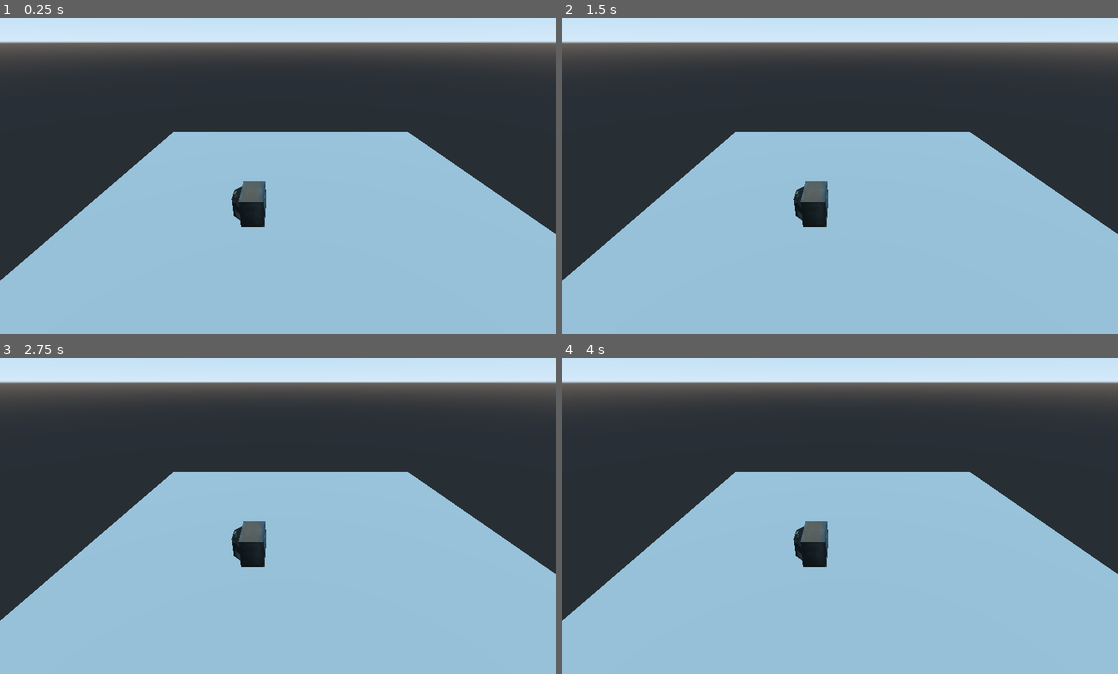
Above: before the commit, frames 1-4 (two rows, left to right).
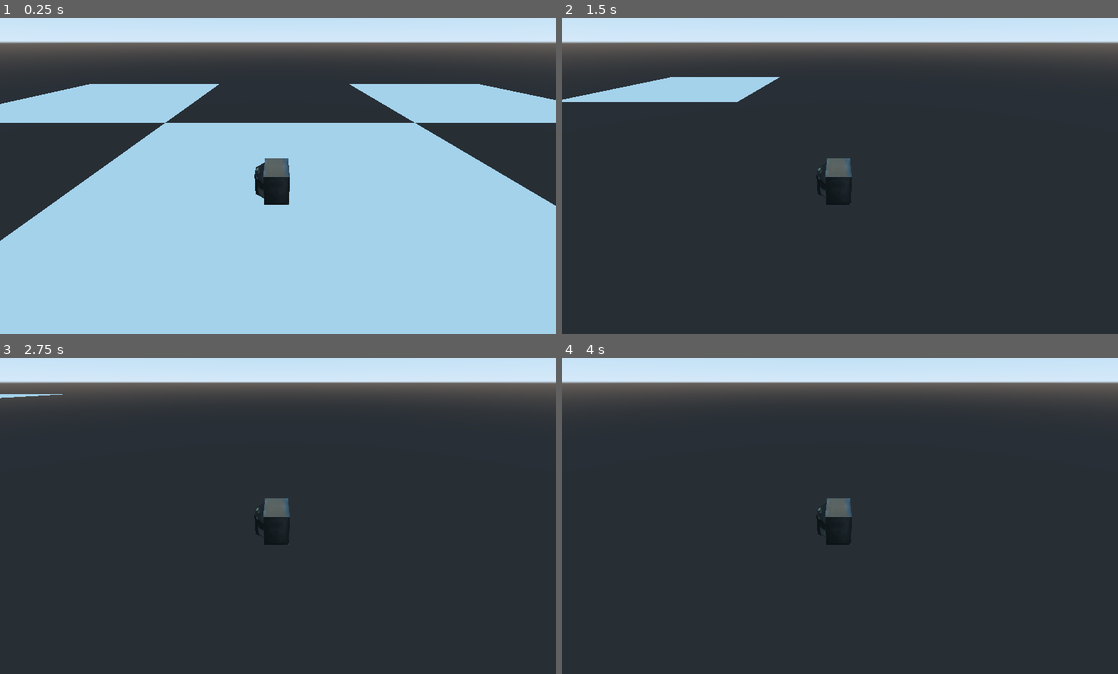
Above: after the commit, the same moments.

Repository: TagDBack/TDB-STB
Game: Godot game, scene res://scenes/tests/3d-move.tscn
Same seed, same stepped clock (60 frames per second), same inputs: the game is played once before the commit and once after it. The project has no main scene, so this scene is started directly.
Inputs:
- Up to frame 1 (0.25 s): no input
- Up to frame 2 (1.5 s): hold Right (move_right) 0.53-1.28 s; hold Shift (move_sprint) 0.53-1.28 s; hold Down (move_down) from 1.28 s (still down); tap Shift (move_sprint) at 1.35 s
- Up to frame 3 (2.75 s): release Down (move_down) at 2.03 s; hold Right (move_right) from 2.03 s (still down); hold Shift (move_sprint) from 2.03 s (still down)
- Up to frame 4 (4 s): release Right (move_right) at 2.78 s; release Shift (move_sprint) at 2.78 s; hold Up (move_up) 2.78-3.53 s; tap Shift (move_sprint) at 2.85 s; tap Enter at 3.5 s; hold Left (move_left) from 3.53 s (still down); hold Shift (move_sprint) from 3.53 s (still down)

The runs differ from the first frame. In frame 1, 14% of the frame differs, in the area x 0-100%, y 20-84%; in frame 2, 54%, in the area x 0-100%, y 18-100%; in frame 3, 52%; in frame 4, 52%.

Commit message:
Test basic movement finished

Diff:
--- a/scenes/entities/test-entity.tscn
+++ b/scenes/entities/test-entity.tscn
@@ -1,7 +1,7 @@
 [gd_scene load_steps=4 format=2]
 
 [ext_resource path="res://assets/objects/3d/Test-tv/scene.gltf" type="PackedScene" id=1]
-[ext_resource path="res://scripts/test-entity.gd" type="Script" id=2]
+[ext_resource path="res://scripts/test/test-entity.gd" type="Script" id=2]
 
 [sub_resource type="SphereShape" id=1]
 
--- /dev/null
+++ b/scenes/entities/test-plane.tscn
@@ -0,0 +1,36 @@
+[gd_scene load_steps=4 format=2]
+
+[ext_resource path="res://assets/objects/3d/Test-plane/cube.glb" type="PackedScene" id=1]
+
+[sub_resource type="BoxShape" id=1]
+
+[sub_resource type="PlaneMesh" id=2]
+
+[node name="StaticBody" type="StaticBody"]
+
+[node name="CollisionShape" type="CollisionShape" parent="."]
+transform = Transform( 5, 0, 0, 0, 0.25, 0, 0, 0, 5, 0, -0.25, 0 )
+shape = SubResource( 1 )
+
+[node name="cube" parent="." instance=ExtResource( 1 )]
+transform = Transform( 1, 0, 0, 0, 1, 0, 0, 0, 1, 0, -0.25, 0 )
+visible = false
+
+[node name="MeshInstance" type="MeshInstance" parent="."]
+mesh = SubResource( 2 )
+
+[node name="MeshInstance2" type="MeshInstance" parent="."]
+transform = Transform( 1, 0, 0, 0, 1, 0, 0, 0, 1, 2, 0, 2 )
+mesh = SubResource( 2 )
+
+[node name="MeshInstance3" type="MeshInstance" parent="."]
+transform = Transform( 1, 0, 0, 0, 1, 0, 0, 0, 1, -2, 0, 2 )
+mesh = SubResource( 2 )
+
+[node name="MeshInstance4" type="MeshInstance" parent="."]
+transform = Transform( 1, 0, 0, 0, 1, 0, 0, 0, 1, 2, 0, -2 )
+mesh = SubResource( 2 )
+
+[node name="MeshInstance5" type="MeshInstance" parent="."]
+transform = Transform( 1, 0, 0, 0, 1, 0, 0, 0, 1, -2, 0, -2 )
+mesh = SubResource( 2 )
--- a/scenes/tests/3d-move.tscn
+++ b/scenes/tests/3d-move.tscn
@@ -1,17 +1,20 @@
 [gd_scene load_steps=3 format=2]
 
 [ext_resource path="res://scenes/entities/test-entity.tscn" type="PackedScene" id=1]
-[ext_resource path="res://assets/objects/3d/Test-cube/cube.glb" type="PackedScene" id=2]
+[ext_resource path="res://scenes/entities/test-plane.tscn" type="PackedScene" id=2]
 
 [node name="Spatial" type="Spatial"]
 
-[node name="Camera" type="Camera" parent="."]
-transform = Transform( 1, 0, 0, 0, 0.873611, 0.486625, 0, -0.486625, 0.873611, 0, 2.95886, 4.05427 )
-
 [node name="Spatial" type="Spatial" parent="."]
-
-[node name="cube" parent="." instance=ExtResource( 2 )]
-transform = Transform( 5, 0, 0, 0, 0.25, 0, 0, 0, 5, 0.541559, -0.638748, -0.42892 )
 
 [node name="KinematicBody" parent="." instance=ExtResource( 1 )]
 transform = Transform( 1, 0, 0, 0, 1, 0, 0, 0, 1, -0.511409, 0, 0.109368 )
+
+[node name="Camera" type="Camera" parent="KinematicBody"]
+transform = Transform( 1, 0, 0, 0, 0.873611, 0.486625, 0, -0.486625, 0.873611, 0.0276041, 2.40692, 3.9449 )
+
+[node name="Area" type="Spatial" parent="."]
+transform = Transform( 1, 0, 0, 0, 1, 0, 0, 0, 1, 0, -0.75, 0 )
+
+[node name="StaticBody" parent="Area" instance=ExtResource( 2 )]
+transform = Transform( 5, 0, 0, 0, 1, 0, 0, 0, 5, 0, 0, 0 )
--- a/scripts/test-entity.gd
+++ /dev/null
@@ -1,16 +0,0 @@
-extends KinematicBody
-
-
-# Declare member variables here. Examples:
-# var a = 2
-# var b = "text"
-
-
-# Called when the node enters the scene tree for the first time.
-func _ready():
-	pass # Replace with function body.
-
-
-# Called every frame. 'delta' is the elapsed time since the previous frame.
-#func _process(delta):
-#	pass
--- /dev/null
+++ b/scripts/test/test-entity.gd
@@ -0,0 +1,57 @@
+extends KinematicBody
+
+
+export (int) var movementSpeed = 14
+export (int) var sprintSpeedMult = 2
+export (int) var hDir = 0
+export (int) var vDir = 0
+
+var velocity = Vector3.ZERO
+const UP = Vector3(0,-1,0)
+const gravity = 10
+
+# Called when the node enters the scene tree for the first time.
+func _ready():
+	pass # Replace with function body.
+
+
+func get_input(delta):
+	var speed = movementSpeed
+	var direction = Vector3.ZERO
+
+	# Check Sprinting
+	if Input.is_action_pressed("move_sprint"):
+		speed = sprintSpeedMult * movementSpeed
+
+	# Move Z
+	if Input.is_action_pressed("move_up"):
+		direction.z -= 1
+
+	if Input.is_action_pressed("move_down"):
+		direction.z += 1
+
+	# Move X
+	if Input.is_action_pressed("move_left"):
+		direction.x -= 1
+
+	if Input.is_action_pressed("move_right"):
+		direction.x += 1
+
+	if direction != Vector3.ZERO:
+		direction = direction.normalized()
+		#$Pivot.look_at(translation + direction, Vector3.UP)
+
+	# Ground velocity
+	velocity.x = direction.x * speed
+	velocity.z = direction.z * speed
+
+	# Vertical velocity
+	velocity.y -= gravity * delta
+
+
+# Called every frame. 'delta' is the elapsed time since the previous frame.
+func _process(delta):
+	get_input(delta)
+
+	# Moving the character
+	velocity = move_and_slide(velocity, Vector3.UP)
Binary file added: assets/textures/MissingTexture.png
